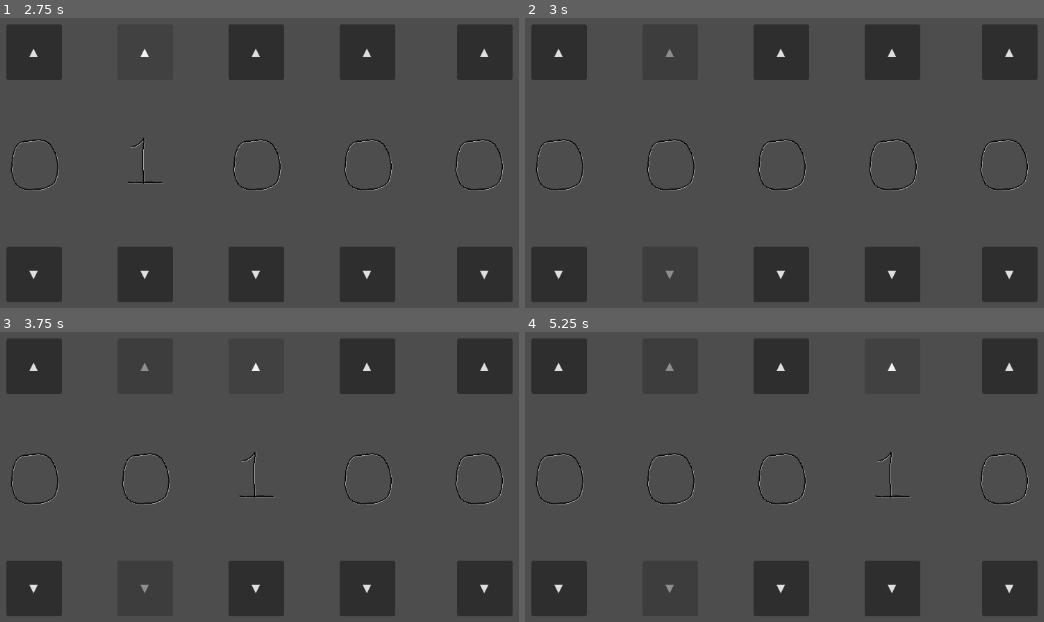
Above: before the commit, frames 1-4 (two rows, left to right).
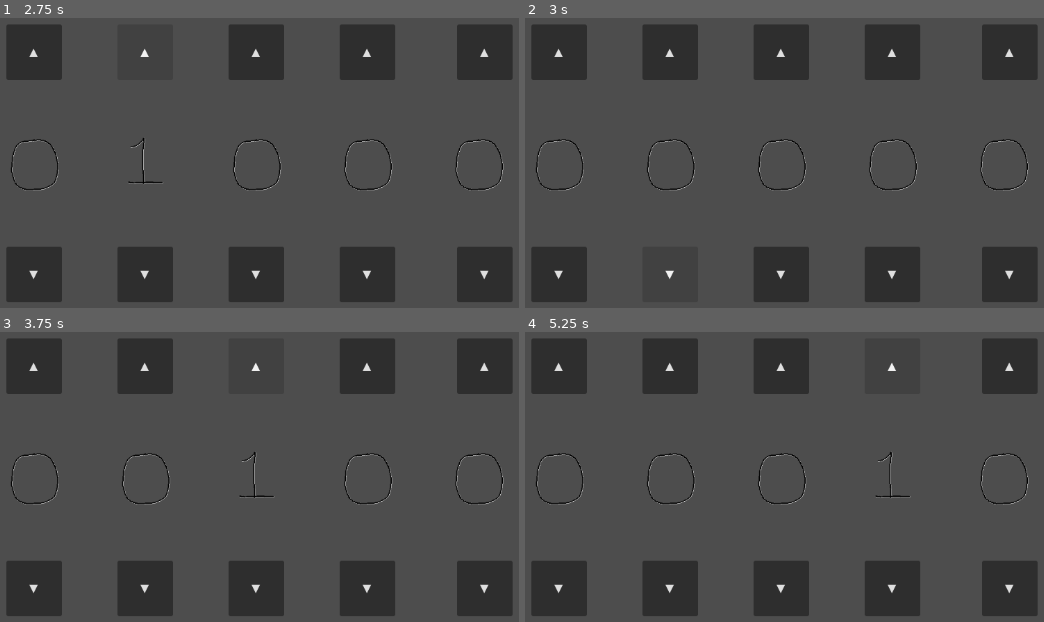
Above: after the commit, the same moments.

Repository: DepressoExpressoBoi/Godot-Wild-Jam-Signal
Game: Godot game, scene res://scenes/puzzle_scenes/puzzle_number_game.tscn
Two runs of this game, one before a commit and one after it. Both use one fixed random seed, a clock stepped at 60 frames per second and the inputs below. This scene is started directly instead of the project's main scene.
Inputs:
- Up to frame 1 (2.75 s): click "▲" at 0.5 s; click "▼" at 1.25 s; click "▲" at 2 s
- Up to frame 2 (3 s): click "▼" at 2.75 s
- Up to frame 3 (3.75 s): click "▲" at 3.5 s
- Up to frame 4 (5.25 s): click "▼" at 4.25 s; click "▲" at 5 s

Frame 1 is identical in both runs. In frame 2, less than 0.1% of the frame differs, in the area x 26-29%, y 10-90%; in frame 3, less than 0.1%; in frame 4, less than 0.1%.

Commit message:
some kinda sorta update

Diff:
--- a/scripts/puzzle_scripts/puzzle_number_game.gd
+++ b/scripts/puzzle_scripts/puzzle_number_game.gd
@@ -173,65 +173,131 @@
 
 func _on_animated_sprite_2d_frame_changed() -> void:
 	print("correct answer for slot 1 is ", number_solution[0])
-
-	if $AnimatedSprite2D.animation == 'number_lock':
-		if $AnimatedSprite2D.frame == number_solution[0]:
-			print("disabling since correct answer was ", number_solution[0])
-			$buttonUp1.disabled = true
-			$buttonDown1.disabled = true
-	print("slot 1 on frame ", $AnimatedSprite2D.frame)
+	if $AnimatedSprite2D5.animation == 'number_lock':
+		if $AnimatedSprite2D5.frame == number_solution[4]:
+			if $AnimatedSprite2D.frame == number_solution[0]:
+				$buttonUp1.disabled = true
+				$buttonDown1.disabled = true
+				if $AnimatedSprite2D2.frame == number_solution[1]:
+					$buttonUp2.disabled = true
+					$buttonDown2.disabled = true
+					if $AnimatedSprite2D3.frame == number_solution[2]:
+						$buttonUp3.disabled = true
+						$buttonDown3.disabled = true
+						if $AnimatedSprite2D4.frame == number_solution[3]:
+							$buttonUp4.disabled = true
+							$buttonDown4.disabled = true
+							print("disabling since correct answer was ", number_solution[4])
+							$buttonUp5.disabled = true
+							$buttonDown5.disabled = true
+
 
 #-----------------------[animation logic slot 2]-----------------------------------
 
 func _on_animated_sprite_2d_2_frame_changed() -> void:
 	print("correct answer for slot 2 is ", number_solution[1])
-
-	if $AnimatedSprite2D2.animation == 'number_lock':
-		if $AnimatedSprite2D2.frame == number_solution[1]:
-			print("disabling since correct answer was ", number_solution[1])
-			$buttonUp2.disabled = true
-			$buttonDown2.disabled = true
-	print("slot 2 on frame ", $AnimatedSprite2D2.frame)
+	if $AnimatedSprite2D5.animation == 'number_lock':
+		if $AnimatedSprite2D5.frame == number_solution[4]:
+			if $AnimatedSprite2D.frame == number_solution[0]:
+				$buttonUp1.disabled = true
+				$buttonDown1.disabled = true
+				if $AnimatedSprite2D2.frame == number_solution[1]:
+					$buttonUp2.disabled = true
+					$buttonDown2.disabled = true
+					if $AnimatedSprite2D3.frame == number_solution[2]:
+						$buttonUp3.disabled = true
+						$buttonDown3.disabled = true
+						if $AnimatedSprite2D4.frame == number_solution[3]:
+							$buttonUp4.disabled = true
+							$buttonDown4.disabled = true
+							print("disabling since correct answer was ", number_solution[4])
+							$buttonUp5.disabled = true
+							$buttonDown5.disabled = true
+
 
 #-----------------------[animation logic slot 3]-----------------------------------
 
 func _on_animated_sprite_2d_3_frame_changed() -> void:
 	print("correct answer for slot 3 is ", number_solution[2])
-
-	if $AnimatedSprite2D3.animation == 'number_lock':
-		if $AnimatedSprite2D3.frame == number_solution[2]:
-			print("disabling since correct answer was ", number_solution[2])
-			$buttonUp3.disabled = true
-			$buttonDown3.disabled = true
-	print("slot 3 on frame ", $AnimatedSprite2D3.frame)
+	if $AnimatedSprite2D5.animation == 'number_lock':
+		if $AnimatedSprite2D5.frame == number_solution[4]:
+			if $AnimatedSprite2D.frame == number_solution[0]:
+				$buttonUp1.disabled = true
+				$buttonDown1.disabled = true
+				if $AnimatedSprite2D2.frame == number_solution[1]:
+					$buttonUp2.disabled = true
+					$buttonDown2.disabled = true
+					if $AnimatedSprite2D3.frame == number_solution[2]:
+						$buttonUp3.disabled = true
+						$buttonDown3.disabled = true
+						if $AnimatedSprite2D4.frame == number_solution[3]:
+							$buttonUp4.disabled = true
+							$buttonDown4.disabled = true
+							print("disabling since correct answer was ", number_solution[4])
+							$buttonUp5.disabled = true
+							$buttonDown5.disabled = true
+
 
 #-----------------------[animation logic slot 4]-----------------------------------
 
 func _on_animated_sprite_2d_4_frame_changed() -> void:
 	print("correct answer for slot 4 is ", number_solution[3])
-
-	if $AnimatedSprite2D4.animation == 'number_lock':
-		if $AnimatedSprite2D4.frame == number_solution[3]:
-			print("disabling since correct answer was ", number_solution[3])
-			$buttonUp4.disabled = true
-			$buttonDown4.disabled = true
-
-			if $AnimatedSprite2D4.frame == 9:
-				$buttonDown4.disabled = true
-				$buttonUp4.disabled = true
-
-			# seems that when you hold down the button as it disables it still loops
-
-	print("slot 4 on frame ", $AnimatedSprite2D4.frame)
+	if $AnimatedSprite2D5.animation == 'number_lock':
+		if $AnimatedSprite2D5.frame == number_solution[4]:
+			if $AnimatedSprite2D.frame == number_solution[0]:
+				$buttonUp1.disabled = true
+				$buttonDown1.disabled = true
+				if $AnimatedSprite2D2.frame == number_solution[1]:
+					$buttonUp2.disabled = true
+					$buttonDown2.disabled = true
+					if $AnimatedSprite2D3.frame == number_solution[2]:
+						$buttonUp3.disabled = true
+						$buttonDown3.disabled = true
+						if $AnimatedSprite2D4.frame == number_solution[3]:
+							$buttonUp4.disabled = true
+							$buttonDown4.disabled = true
+							print("disabling since correct answer was ", number_solution[4])
+							$buttonUp5.disabled = true
+							$buttonDown5.disabled = true
 
 #-----------------------[animation logic slot 5]-----------------------------------
 
 func _on_animated_sprite_2d_5_frame_changed() -> void:
 	print("correct answer for slot 5 is ", number_solution[4])
-
-	if $AnimatedSprite2D5.animation == 'number_lock':
-		if $AnimatedSprite2D5.frame == number_solution[4]:
-			print("disabling since correct answer was ", number_solution[4])
-			$buttonUp5.disabled = true
-			$buttonDown5.disabled = true
+	if $AnimatedSprite2D5.animation == 'number_lock':
+		if $AnimatedSprite2D5.frame == number_solution[4]:
+			if $AnimatedSprite2D.frame == number_solution[0]:
+				$buttonUp1.disabled = true
+				$buttonDown1.disabled = true
+				if $AnimatedSprite2D2.frame == number_solution[1]:
+					$buttonUp2.disabled = true
+					$buttonDown2.disabled = true
+					if $AnimatedSprite2D3.frame == number_solution[2]:
+						$buttonUp3.disabled = true
+						$buttonDown3.disabled = true
+						if $AnimatedSprite2D4.frame == number_solution[3]:
+							$buttonUp4.disabled = true
+							$buttonDown4.disabled = true
+							print("disabling since correct answer was ", number_solution[4])
+							$buttonUp5.disabled = true
+							$buttonDown5.disabled = true
+
+	if $AnimatedSprite2D5.animation == 'number_lock':
+		if $AnimatedSprite2D5.frame == number_solution[4]:
+			if $AnimatedSprite2D.frame == number_solution[0]:
+				$buttonUp1.disabled = true
+				$buttonDown1.disabled = true
+				if $AnimatedSprite2D2.frame == number_solution[1]:
+					$buttonUp2.disabled = true
+					$buttonDown2.disabled = true
+					if $AnimatedSprite2D3.frame == number_solution[2]:
+						$buttonUp3.disabled = true
+						$buttonDown3.disabled = true
+						if $AnimatedSprite2D4.frame == number_solution[3]:
+							$buttonUp4.disabled = true
+							$buttonDown4.disabled = true
+							print("disabling since correct answer was ", number_solution[4])
+							$buttonUp5.disabled = true
+							$buttonDown5.disabled = true
+
 	print("slot 5 on frame ", $AnimatedSprite2D5.frame)
